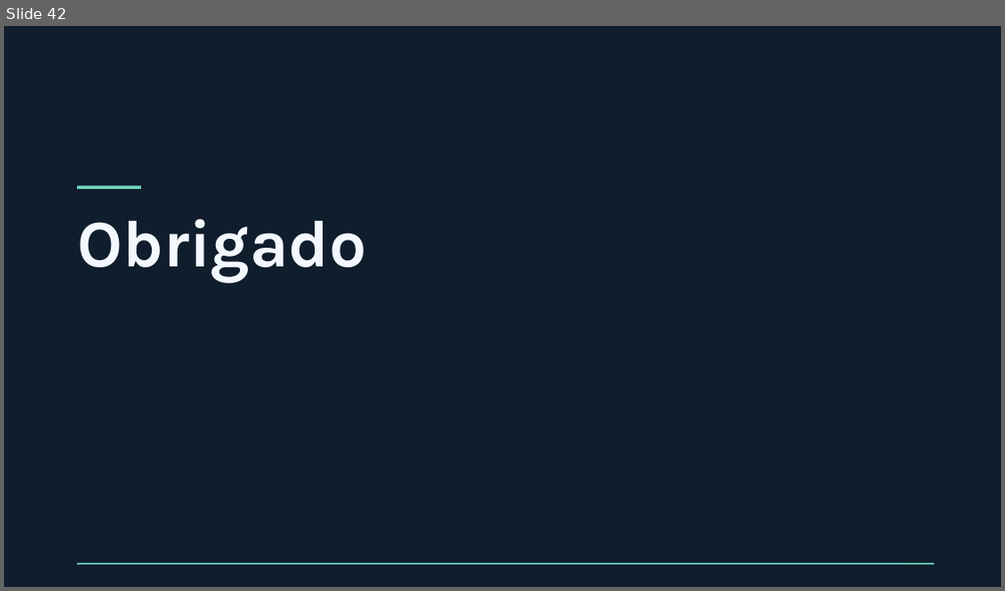
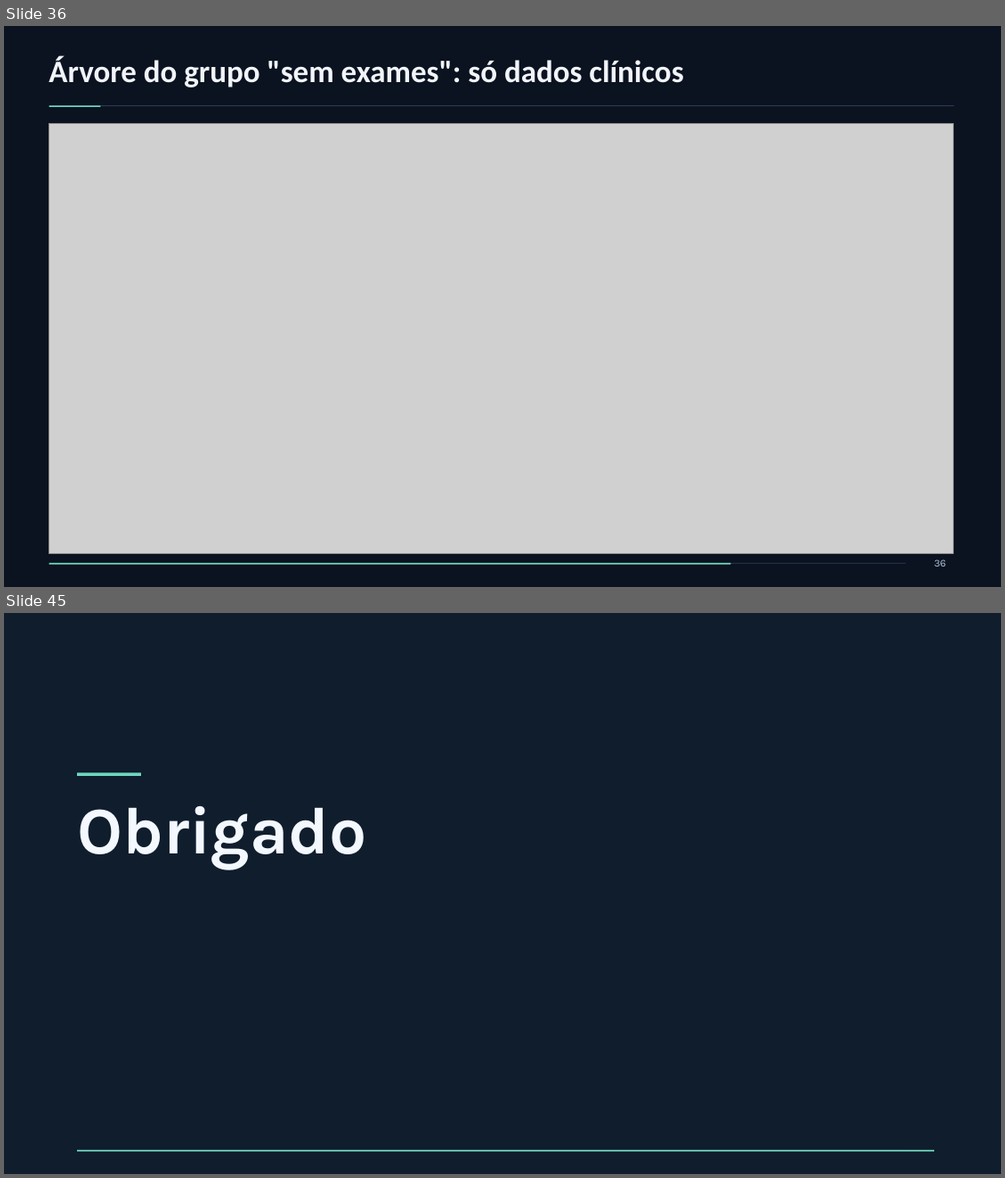
Before and after one commit to gustavoog6/deteccao-diabetes, a slide deck: apresentacao/Trab_MDados.pptx. Shown one above the other, each under a label of ours: slide 42 before the commit, slides 36 and 45 after it; the slides between them are not shown. The pictures are 1005x591 and 1005x1178 pixels, drawn with LibreOffice and Linux fonts; fonts in the diff are those of the drawing; grey boxes stand for pictures. Boxes give left, top, right and bottom in pixels: in the first picture for what was removed or moved away, otherwise in the second. Text is boxed around its words. In the diff, an @@ line names an element or a change of style, - is before the commit and + after.

Commit message:
Árvores de todos os grupos

```diff
--- a/apresentacao/Trab_MDados.pptx
+++ b/apresentacao/Trab_MDados.pptx
@@ slide 36 added at (4,26,1001,587), background #0B1220 @@
@@ title added at (48,57,683,87), 30 pt, text #F1F5F9, bold @@
+Árvore do grupo "sem exames": só dados clínicos
@@ rectangle added at (48,105,954,106), fill #273B52 @@
@@ rectangle added at (48,105,100,107), fill #70D6BD @@
@@ picture added at (48,123,954,553) @@
@@ page number added at (934,559,947,566), 10 pt, text #A9BFD5 @@
+36
@@ rectangle added at (48,563,906,564), fill #294159 @@
@@ rectangle added at (48,563,731,564), fill #70D6BD @@
@@ what was slide 42 is now slide 45 @@
```
Also in this commit, not shown: 37 slides changed, 2 other slides added, 4 other files.
